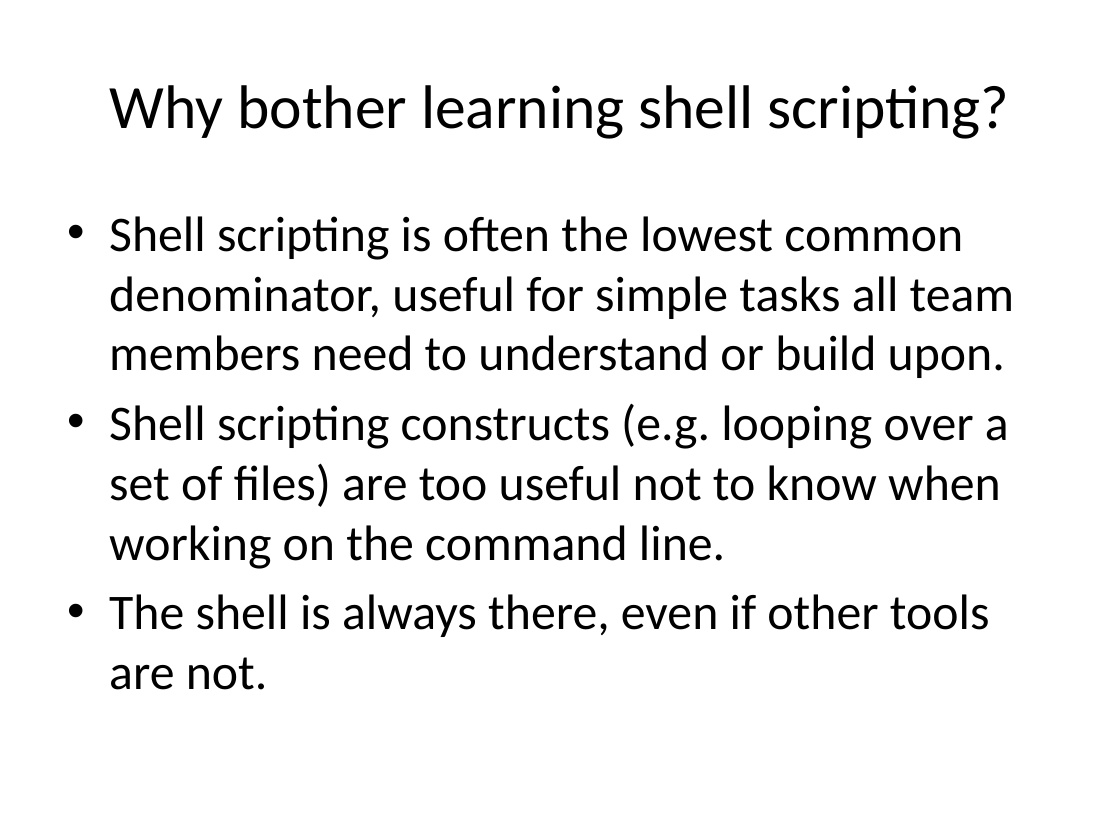
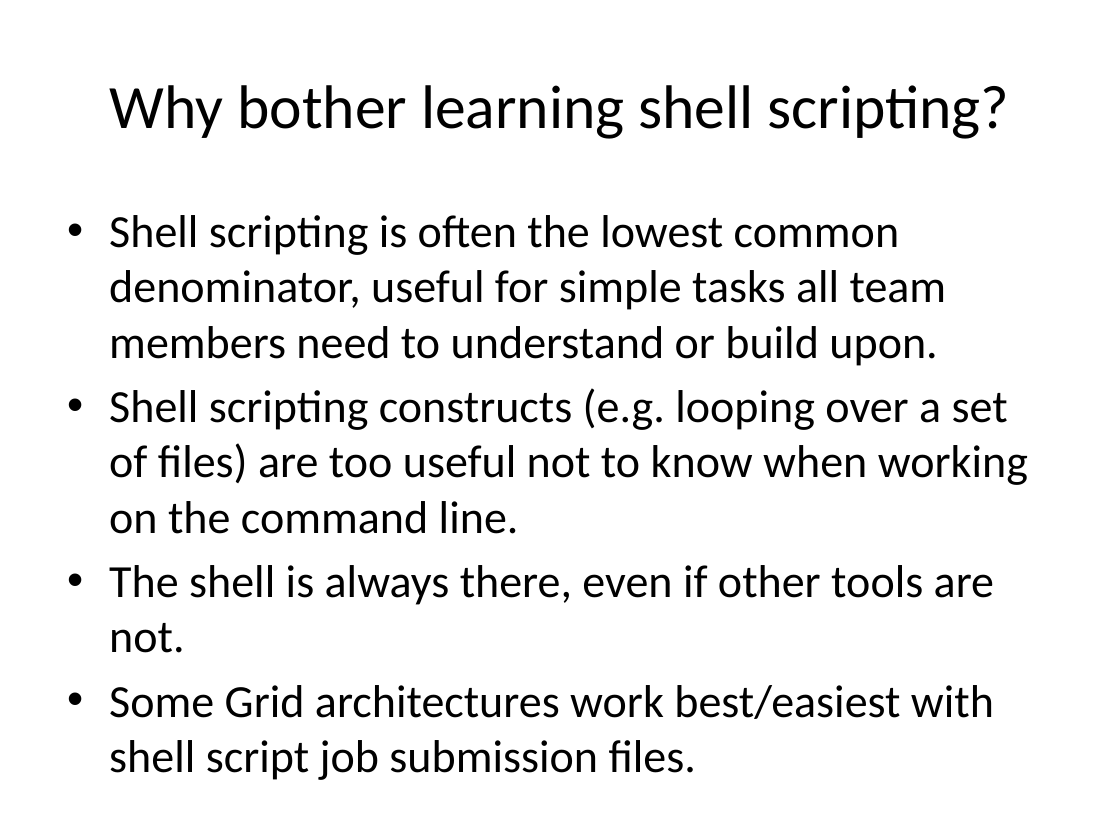
Before and after one commit to rvosa/ngs-workflows, a slide deck: slide 5 of doc/slides/day2/session2/CLIScripting.pptx. Drawn at 1120x840 pixels with LibreOffice and Linux fonts; fonts in the diff are those of the drawing. Boxes give left, top, right and bottom in pixels: in the first picture for what was removed or moved away, otherwise in the second. Text is boxed around its words. In the diff, an @@ line names an element or a change of style, - is before the commit and + after.

```diff
--- a/doc/slides/day2/session2/CLIScripting.pptx
+++ b/doc/slides/day2/session2/CLIScripting.pptx
@@ text at (109, 215, 1028, 653): size 32 to 29.6 pt in "Shell scripting is often the lowest common ...", "Shell scripting constructs (e.g. looping over a ...", "The shell is always there, even if ..." @@
@@ text at (109, 685, 994, 719): paragraph added @@
+• Some Grid architectures work best/easiest with shell script job submission files.
```
Also in this commit, not shown: 1 other slide changed, 1 slide removed, 1 other file.
